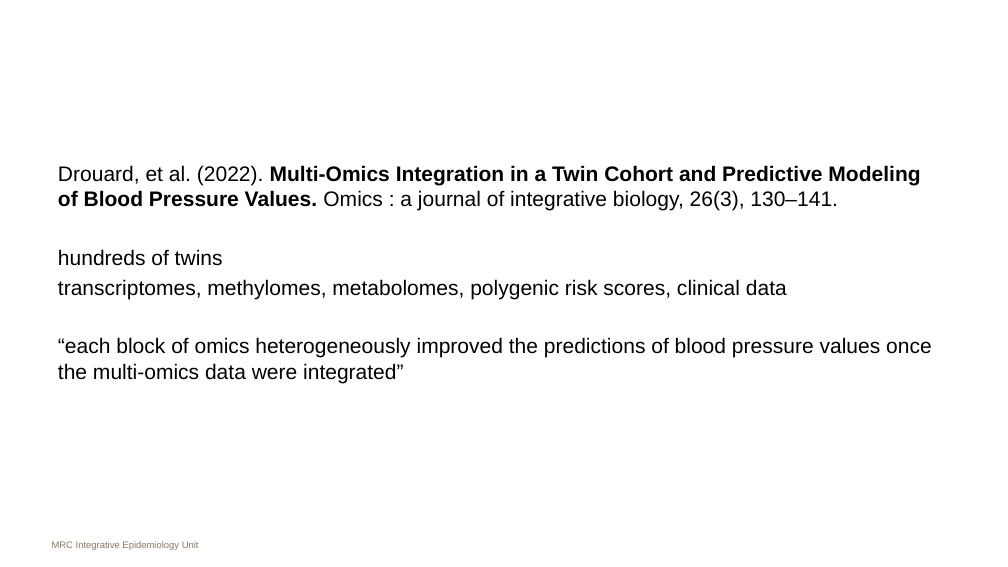
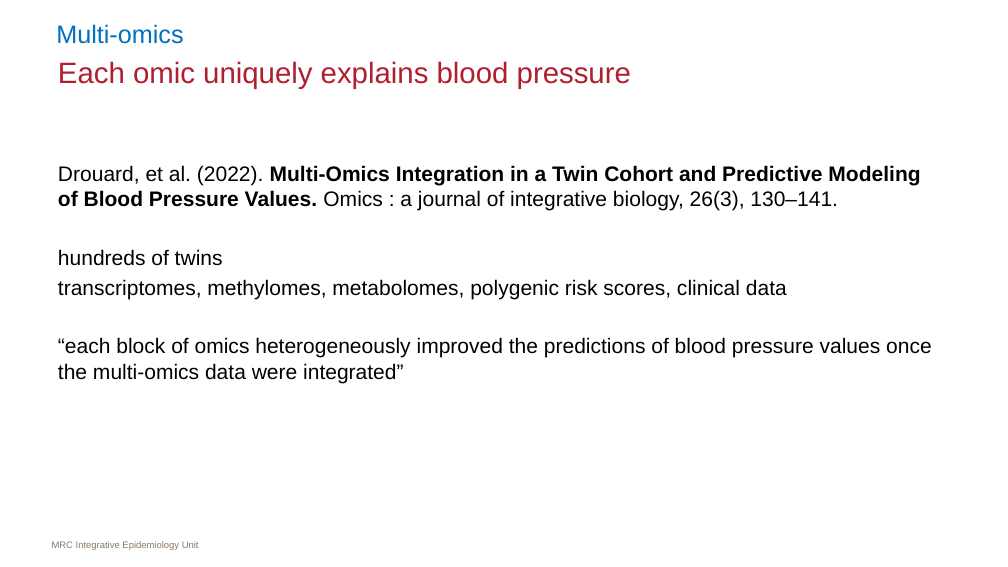
Before and after one commit to MRCIEU/epigenetics-journal-club, a slide deck: slide 10 of docs/presentations/20220411/slides.pptx (slide 11 before the commit). Drawn at 1008x567 pixels with LibreOffice and Linux fonts; fonts in the diff are those of the drawing. Boxes give left, top, right and bottom in pixels: in the first picture for what was removed or moved away, otherwise in the second. Text is boxed around its words. In the diff, an @@ line names an element or a change of style, - is before the commit and + after.

```diff
--- a/docs/presentations/20220411/slides.pptx
+++ b/docs/presentations/20220411/slides.pptx
@@ text added at <box>56,24,183,44</box>, 24 pt, text #0070C0 @@
+Multi-omics
@@ title added at <box>58,61,631,89</box>, 28 pt, text #B01F2E @@
+Each omic uniquely explains blood pressure
```
Also in this commit, not shown: 7 other slides changed, 2 slides added, 1 slide removed.
